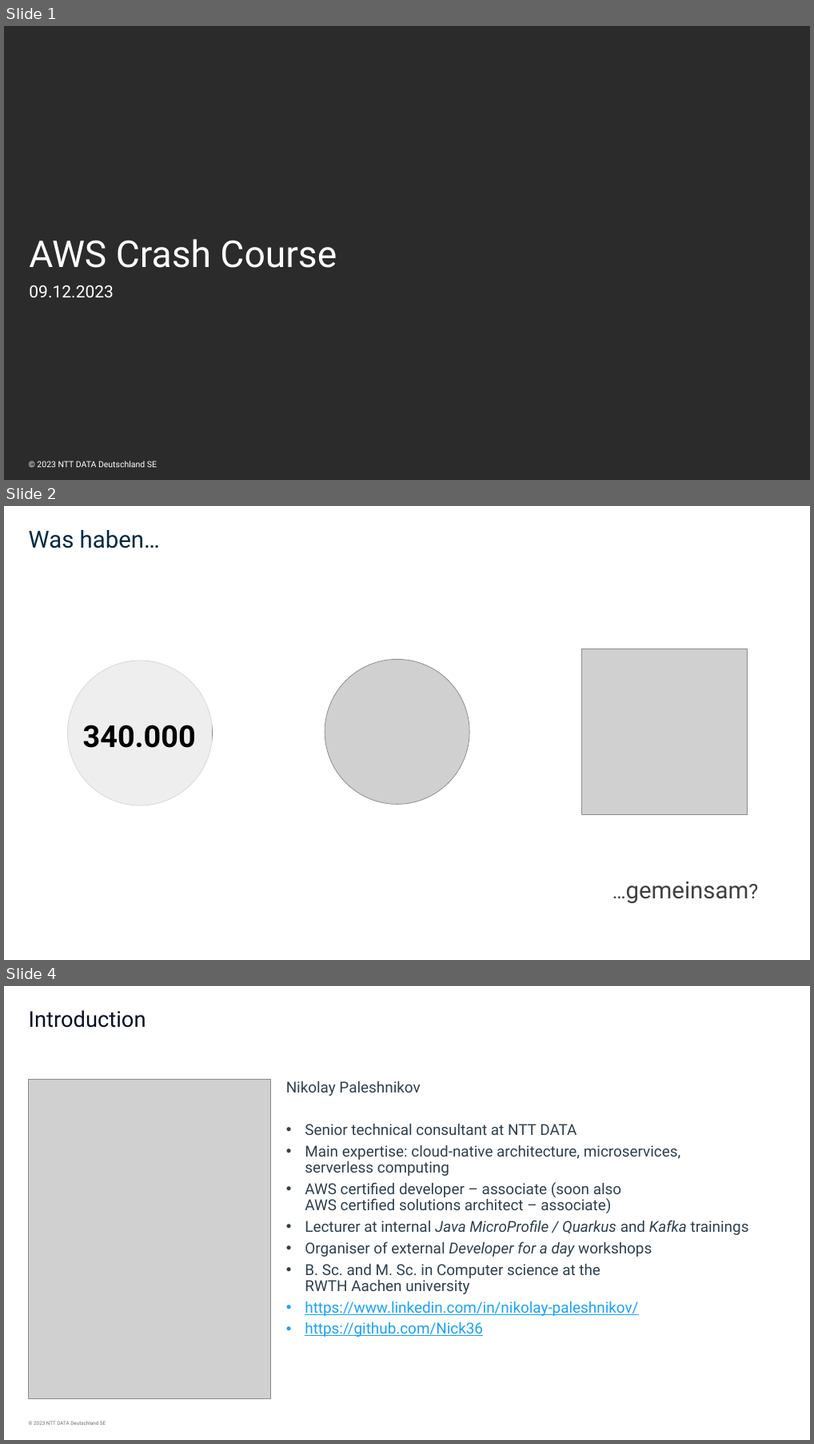
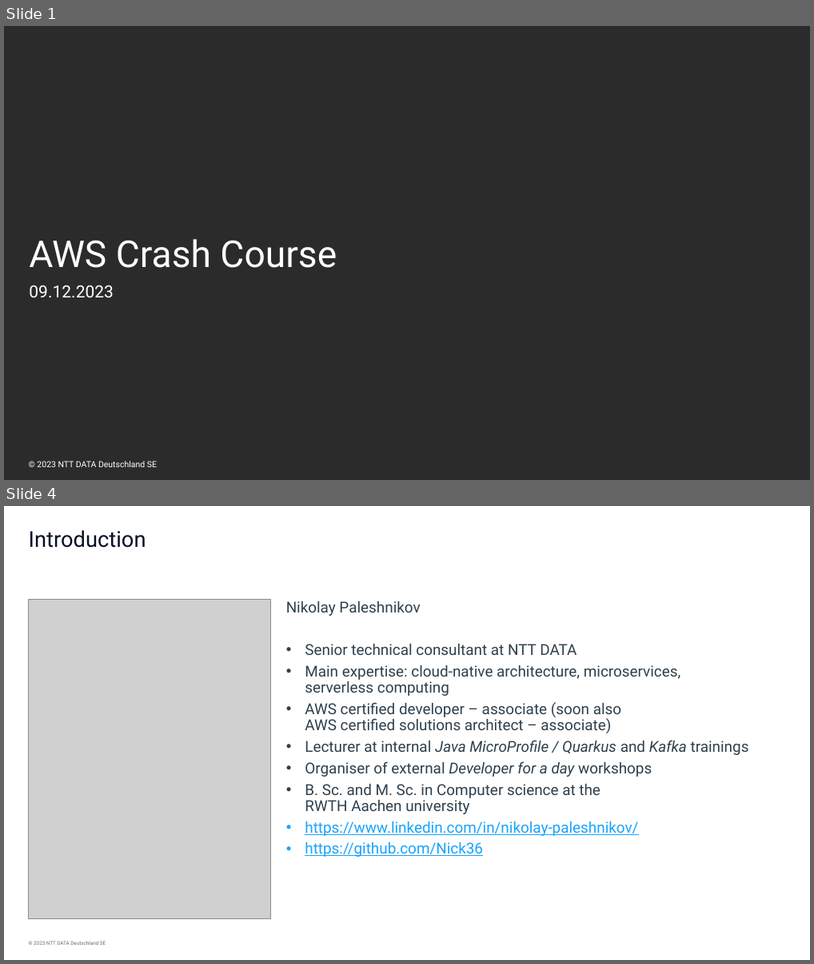
Before and after one commit to Nick36/aws-crash-course, a slide deck: AWS Crash Course with Solutions.pptx. Shown one above the other, each under a label of ours: slides 1, 2 and 4 before the commit, slides 1 and 4 after it; the slides between them are not shown. The pictures are 814x1444 and 814x964 pixels, drawn with LibreOffice and Linux fonts; fonts in the diff are those of the drawing; grey boxes stand for pictures; background and template pictures are left out; a plain dark background stands for a picture behind light text. Boxes give left, top, right and bottom in pixels: in the first picture for what was removed or moved away, otherwise in the second. Text is boxed around its words. In the diff, an @@ line names an element or a change of style, - is before the commit and + after.

Commit message:
update presentations

```diff
--- a/AWS Crash Course with Solutions.pptx
+++ b/AWS Crash Course with Solutions.pptx
@@ slide 2 removed at [4, 506, 810, 960], background #FFFFFF @@
@@ title removed at [29, 530, 160, 548] @@
-Was haben…
@@ picture removed at [582, 648, 747, 814] @@
@@ picture removed at [67, 660, 212, 805] @@
@@ picture removed at [326, 659, 470, 804] @@
@@ text removed at [83, 724, 196, 748] @@
-340.000
@@ text removed at [626, 881, 750, 903] @@
-…gemeinsam?
```
Also in this commit, not shown: 6 slides changed, 1 slide added, 1 other file.
